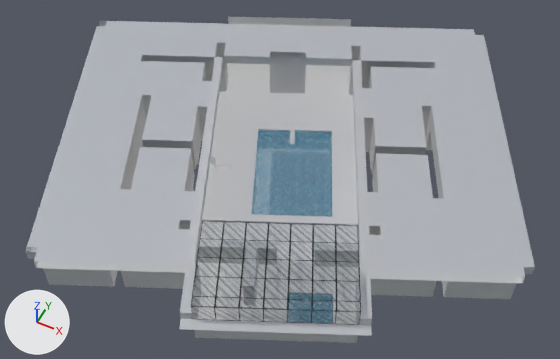
Two versions of the glTF model assets/meshes/pool_day_baked/scene.gltf, one commit apart.
Rendered twice from a 50 mm camera at (17.2, -26.6, 40.2) aimed at (1.1, 5.7, -0.2). The lights are fixed; the arrows at lower left show +X, +Y and +Z. The first picture is the older version. Everything nearer to the camera than a plane just in front of the edit is cut away. Where no turn or scale is listed for an object, it has been applied to the vertices.

Names of what the first picture shows: 'Pool_Day.far.', 'Pool_Day.near.', 'Water_Alpha', 'Window_Alpha'.
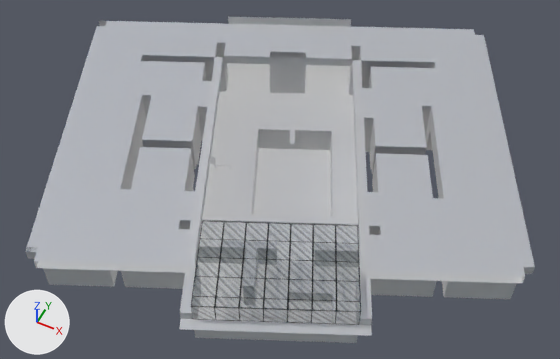
Changed parts and their boxes [x1, y1, x2, y2] in the pictures (560 x 359 px):
'Water_Alpha', deleted (blue): before [252, 131, 333, 324]

Diff of the bpy script that builds the scene:
```diff
--- a/assets/meshes/pool_day_baked/scene.gltf.py
+++ b/assets/meshes/pool_day_baked/scene.gltf.py
@@ ob_water_alpha @@
-ob_water_alpha = bpy.data.objects.new('Water_Alpha', me_pool_day_1980)
-ob_water_alpha.location = (-0.23, 6.31, 0.0)
```
